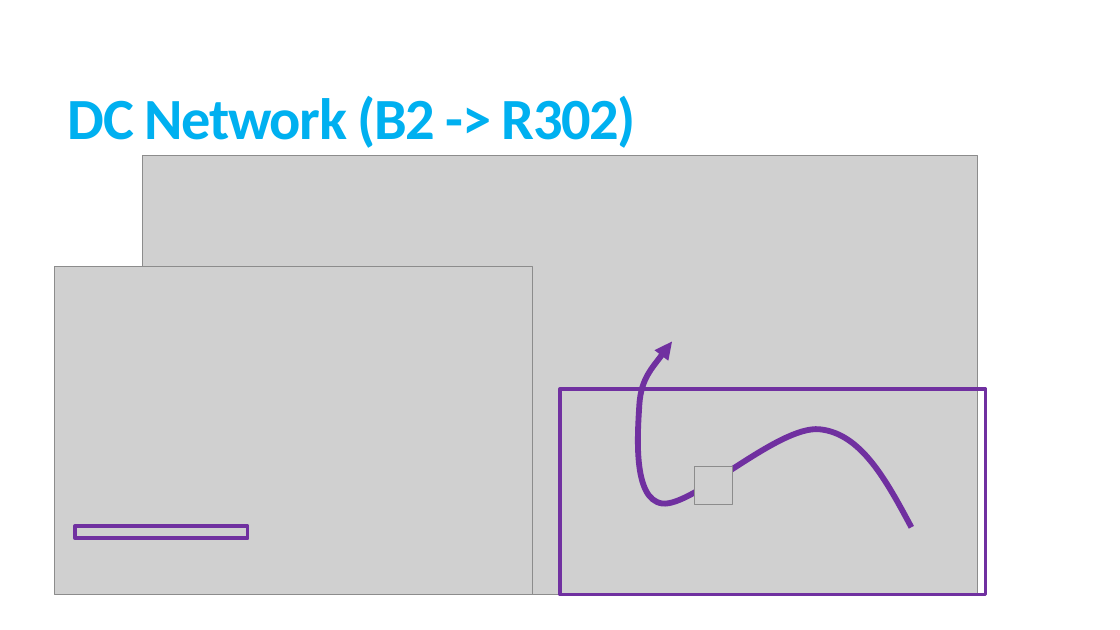
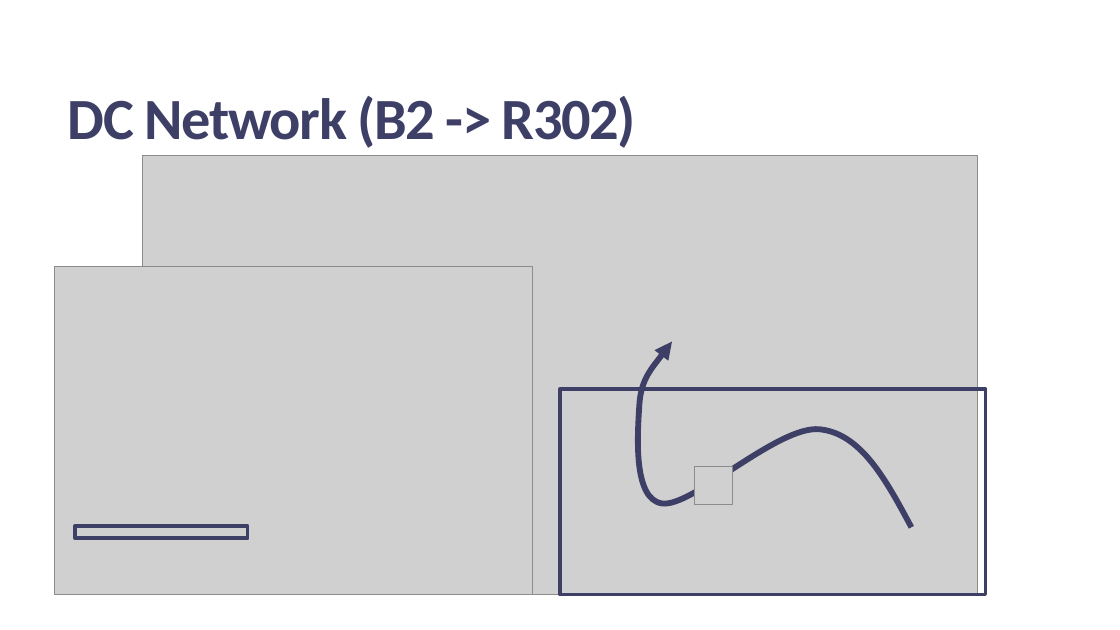
Before and after one commit to creccovalerio/NSD-Project, a slide deck: slide 27 of Presentazione_NSD.pptx. Drawn at 1120x630 pixels with LibreOffice and Linux fonts; fonts in the diff are those of the drawing; grey boxes stand for pictures. Boxes give left, top, right and bottom in pixels: in the first picture for what was removed or moved away, otherwise in the second. Text is boxed around its words. In the diff, an @@ line names an element or a change of style, - is before the commit and + after.

```diff
--- a/Presentazione_NSD.pptx
+++ b/Presentazione_NSD.pptx
@@ title "DC Network (B2 -> R302)" at (x1=68, y1=96, x2=636, y2=148): text colour #00B0F0 to #3E3F68 @@
@@ freeform shape at (x1=638, y1=342, x2=912, y2=528): outline #7030A0 5 pt to #3E3F68 5 pt @@
@@ rectangle at (x1=560, y1=389, x2=986, y2=594): outline #7030A0 3 pt to #3E3F68 3 pt @@
@@ rectangle at (x1=75, y1=526, x2=248, y2=539): outline #7030A0 3 pt to #3E3F68 3 pt @@
```
Also in this commit, not shown: 37 other slides changed, 7 slides added, 1 other file.
